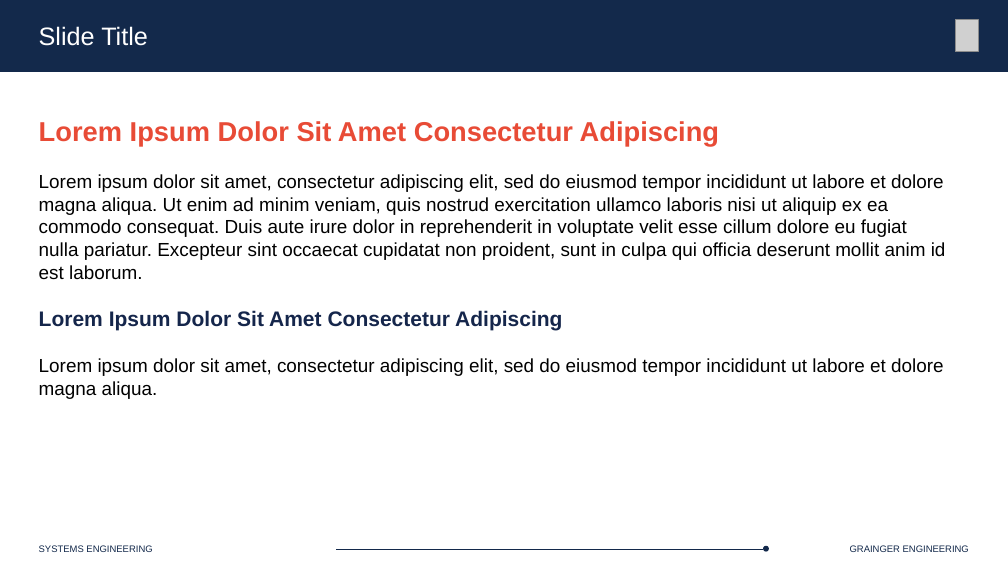
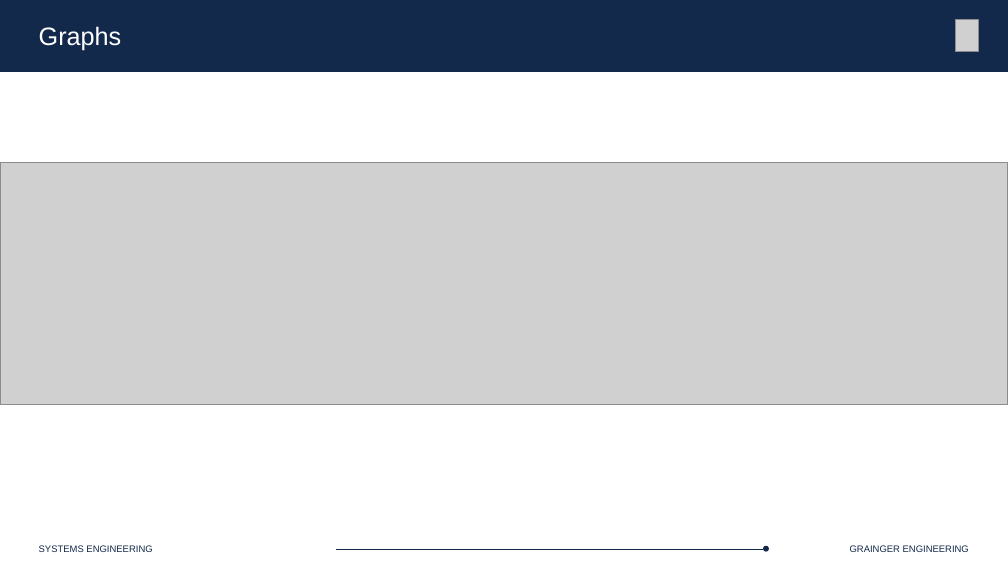
Before and after one commit to Marius-Juston/SE-423---Class-Material, a slide deck: slide 14 of Lectures/Slides/L18.pptx (slide 8 before the commit). Drawn at 1008x567 pixels with LibreOffice and Linux fonts; fonts in the diff are those of the drawing; grey boxes stand for pictures. Boxes give left, top, right and bottom in pixels: in the first picture for what was removed or moved away, otherwise in the second. Text is boxed around its words. In the diff, an @@ line names an element or a change of style, - is before the commit and + after.

```diff
--- a/Lectures/Slides/L18.pptx
+++ b/Lectures/Slides/L18.pptx
@@ text at (x1=39, y1=26, x2=122, y2=51): text changed @@
-Slide Title
+Graphs
@@ text removed at (x1=39, y1=121, x2=946, y2=399) @@
-Lorem Ipsum Dolor Sit Amet Consectetur Adipiscing
-Lorem ipsum dolor sit amet, consectetur adipiscing elit, sed do eiusmod tempor incididunt ut labore et dolore magna aliqua. Ut enim ad minim veniam, quis nostrud exercitation ullamco laboris nisi ut aliquip ex ea commodo consequat. Duis aute irure dolor in reprehenderit in voluptate velit esse cillum dolore eu fugiat nulla pariatur. Excepteur sint occaecat cupidatat non proident, sunt in culpa qui officia deserunt mollit anim id est laborum.
-Lorem Ipsum Dolor Sit Amet Consectetur Adipiscing
-Lorem ipsum dolor sit amet, consectetur adipiscing elit, sed do eiusmod tempor incididunt ut labore et dolore magna aliqua.
@@ picture added at (x1=0, y1=163, x2=1008, y2=404) @@
```
Also in this commit, not shown: 5 other slides changed, 39 slides added, 8 slides removed, 1 other file.
